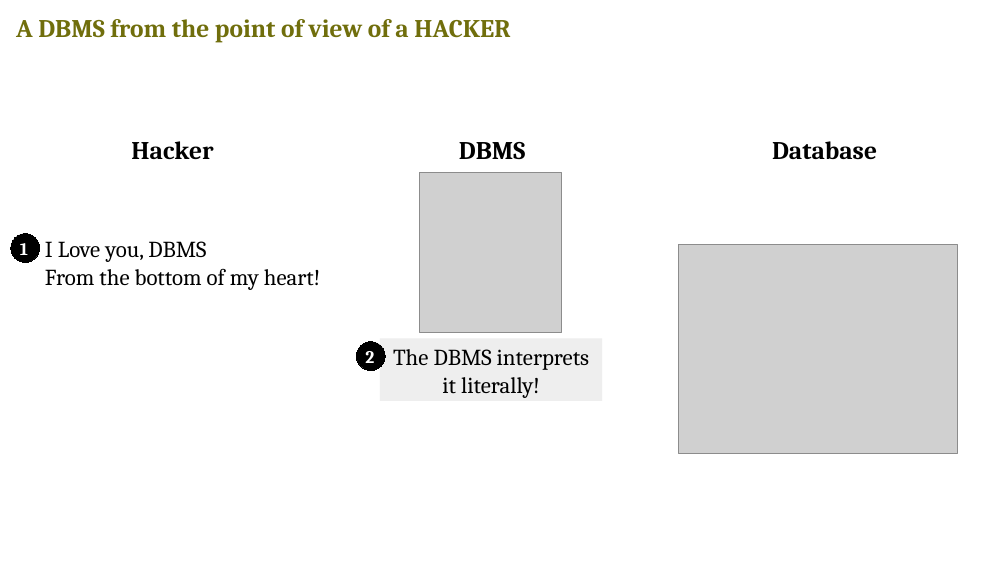
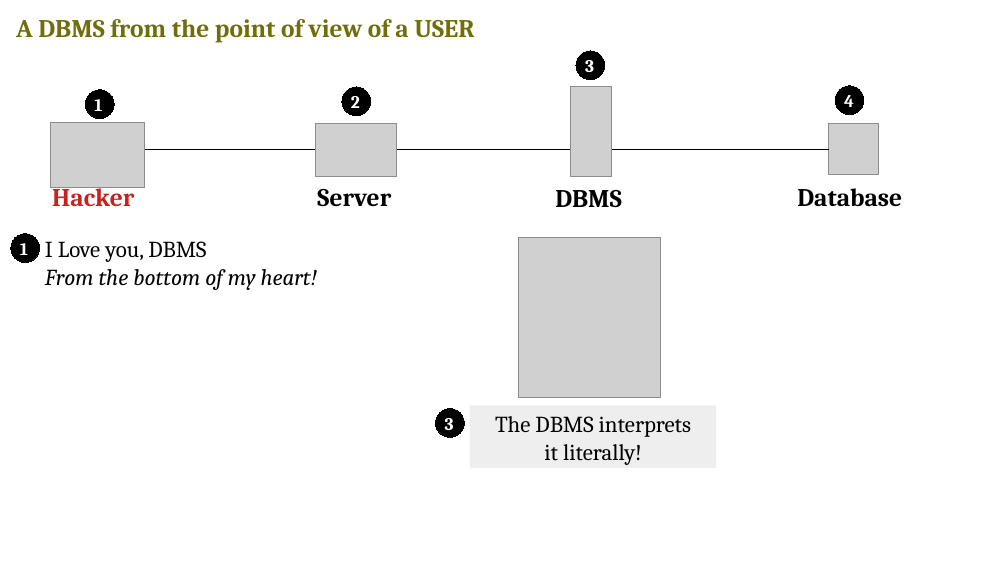
Before and after one commit to v-research/edu, a slide deck: slide 10 of second_year_2020/lesson_1/databases_dbms_sql.odp. Drawn at 1008x567 pixels with LibreOffice and Linux fonts; fonts in the diff are those of the drawing; grey boxes stand for pictures. Boxes give left, top, right and bottom in pixels: in the first picture for what was removed or moved away, otherwise in the second. Text is boxed around its words. In the diff, an @@ line names an element or a change of style, - is before the commit and + after.

```diff
--- a/second_year_2020/lesson_1/databases_dbms_sql.odp
+++ b/second_year_2020/lesson_1/databases_dbms_sql.odp
@@ text at [16, 19, 474, 43]: text changed @@
-A DBMS from the point of view of a HACKER
+A DBMS from the point of view of a USER
@@ ellipse added at [576, 51, 605, 80], fill #000000, outline #000000 0 pt @@
@@ text "2": place and size @@
-text "2" at [365, 351, 374, 363]
+text "2" at [351, 96, 360, 108]
@@ ellipse added at [342, 87, 370, 115], fill #000000, outline #000000 0 pt @@
@@ picture added at [571, 86, 612, 177] @@
@@ text added at [585, 60, 594, 72], 14 pt, text #FFFFFF, bold @@
+3
@@ ellipse added at [835, 86, 863, 114], fill #000000, outline #000000 0 pt @@
@@ ellipse added at [85, 90, 113, 118], fill #000000, outline #000000 0 pt @@
@@ text added at [94, 99, 102, 111], 14 pt, text #FFFFFF, bold @@
+1
@@ text added at [844, 95, 854, 107], 14 pt, text #FFFFFF, bold @@
+4
@@ picture added at [51, 123, 145, 188] @@
@@ line added from (141, 149) to (829, 149), #000000 0 pt @@
@@ picture added at [316, 123, 397, 177] @@
@@ picture: place and size @@
-picture at [679, 245, 958, 454]
+picture at [829, 124, 879, 176]
@@ text "Hacker": place and size @@
-text "Hacker" at [131, 141, 213, 159]
+text "Hacker" at [52, 187, 134, 206]
@@ text "Hacker" at [52, 187, 134, 206]: text colour #000000 to #C9211E @@
@@ text "DBMS": place and size @@
-text "DBMS" at [459, 142, 526, 159]
+text "DBMS" at [555, 190, 622, 207]
@@ text "Database": place and size @@
-text "Database" at [772, 141, 877, 160]
+text "Database" at [797, 188, 902, 207]
@@ text added at [317, 189, 391, 206], 20 pt, text #000000, bold @@
+Server
@@ picture: place and size @@
-picture at [420, 173, 562, 333]
+picture at [519, 238, 660, 398]
@@ text at [45, 269, 317, 290]: italic on in "From the bottom of my heart!" @@
@@ text removed at [454, 245, 514, 339] @@
-?
@@ ellipse: place and size @@
-ellipse at [357, 342, 385, 370]
+ellipse at [435, 409, 464, 437]
@@ text added at [445, 418, 454, 430], 14 pt, text #FFFFFF, bold @@
+3
@@ rectangle "The DBMS interprets": place and size @@
-rectangle "The DBMS interprets" at [381, 338, 603, 402]
+rectangle "The DBMS interprets" at [470, 405, 716, 468]
```
Also in this commit, not shown: 5 other slides changed, 2 slides added.
